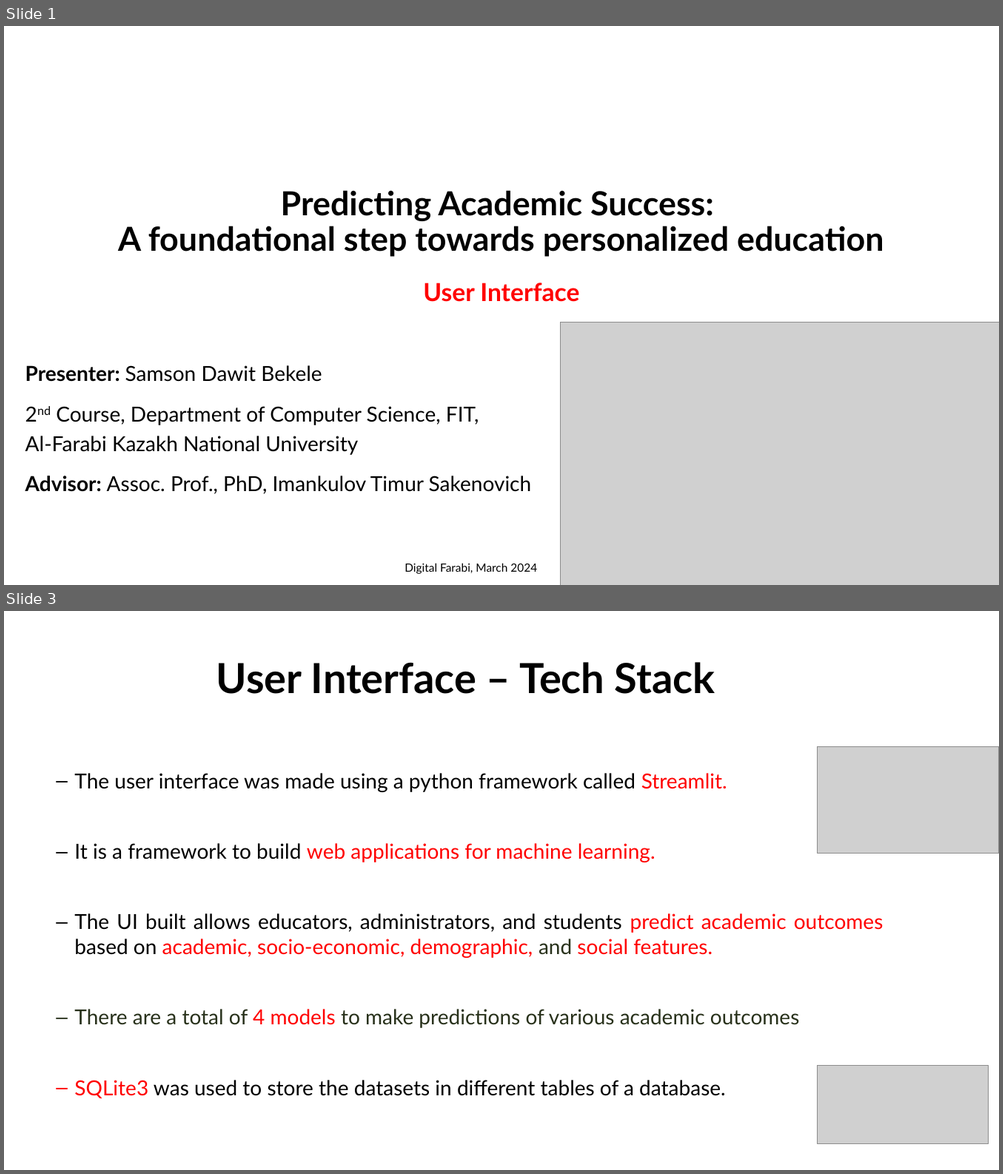
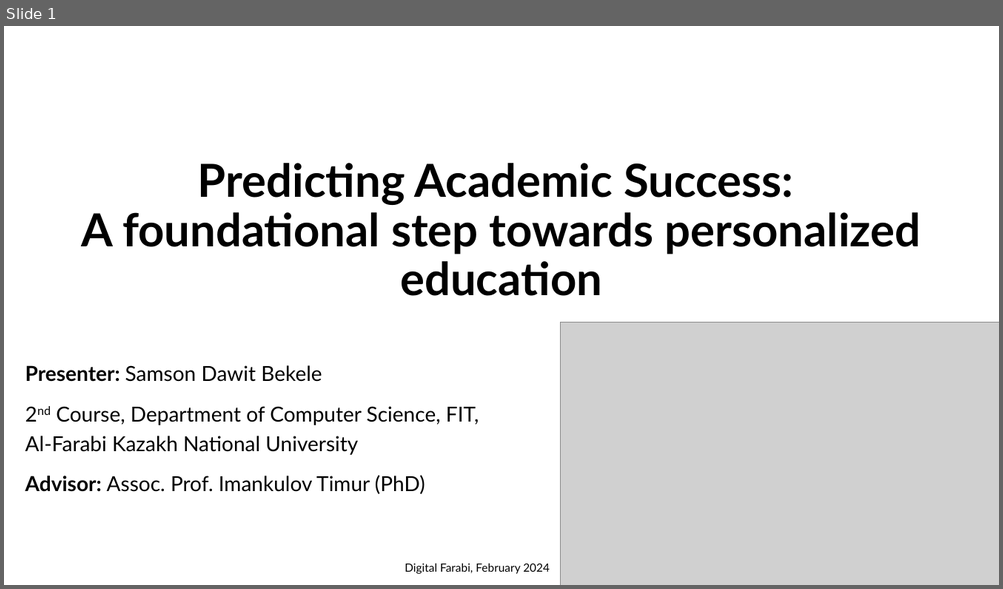
Before and after one commit to samsondawit/student-success, a slide deck: GUI/Concept presentation.pptx. Shown one above the other, each under a label of ours: slides 1 and 3 before the commit, slide 1 after it; the slides between them are not shown. The pictures are 1003x1174 and 1003x589 pixels, drawn with LibreOffice and Linux fonts; fonts in the diff are those of the drawing; grey boxes stand for pictures. Boxes give left, top, right and bottom in pixels: in the first picture for what was removed or moved away, otherwise in the second. Text is boxed around its words. In the diff, an @@ line names an element or a change of style, - is before the commit and + after.

```diff
--- a/GUI/Concept presentation.pptx
+++ b/GUI/Concept presentation.pptx
@@ slide 3 removed at (x1=4, y1=611, x2=999, y2=1170), background #FFFFFF @@
@@ text removed at (x1=216, y1=662, x2=714, y2=694) @@
-User Interface – Tech Stack
@@ picture removed at (x1=817, y1=747, x2=999, y2=854) @@
@@ text removed at (x1=74, y1=773, x2=883, y2=1099) @@
-– The user interface was made using a python framework called Streamlit.
-– It is a framework to build web applications for machine learning.
-– The UI built allows educators, administrators, and students predict academic outcomes based on academic, socio-economic, demographic, and social features.
-– There are a total of 4 models to make predictions of various academic outcomes
-– SQLite3 was used to store the datasets in different tables of a database.
@@ picture removed at (x1=817, y1=1065, x2=988, y2=1144) @@
@@ slide 1 changed as well @@
@@ title "Predicting Academic Success: A foundational ..." moved from (x1=118, y1=190, x2=883, y2=257) to (x1=81, y1=163, x2=921, y2=296) @@
@@ title "Predicting Academic Success: A foundational ..." at (x1=81, y1=163, x2=921, y2=296): size 32 to 44 pt @@
@@ text removed at (x1=423, y1=283, x2=579, y2=302) @@
-User Interface
@@ subtitle at (x1=25, y1=475, x2=425, y2=494): text changed @@
-Advisor: Assoc. Prof., PhD, Imankulov Timur Sakenovich
+Advisor: Assoc. Prof. Imankulov Timur (PhD)
@@ text at (x1=404, y1=563, x2=549, y2=574): text changed @@
-Digital Farabi, March 2024
+Digital Farabi, February 2024
```
Also in this commit, not shown: 2 other slides changed, 4 slides added, 4 other slides removed.
